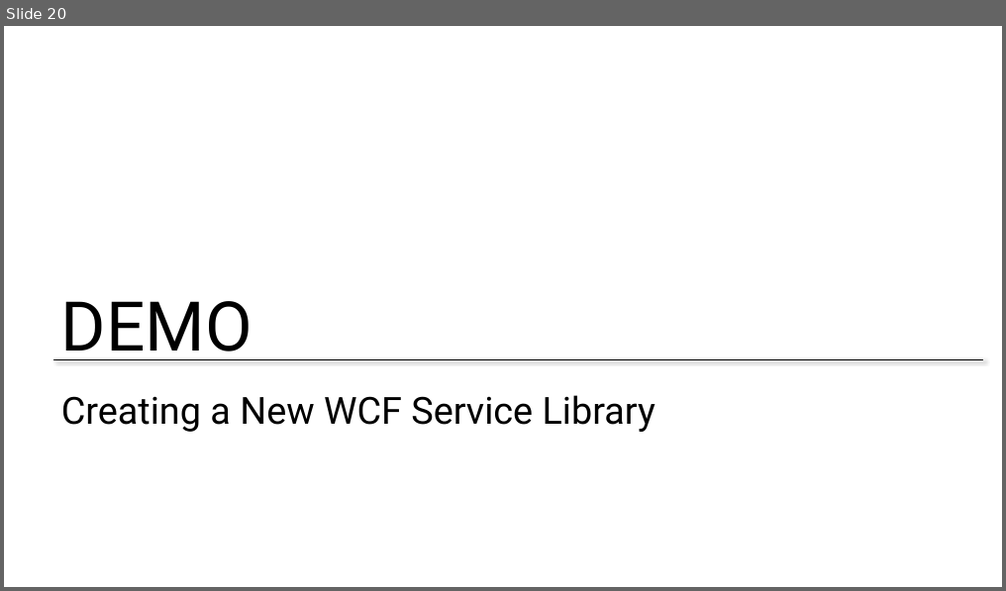
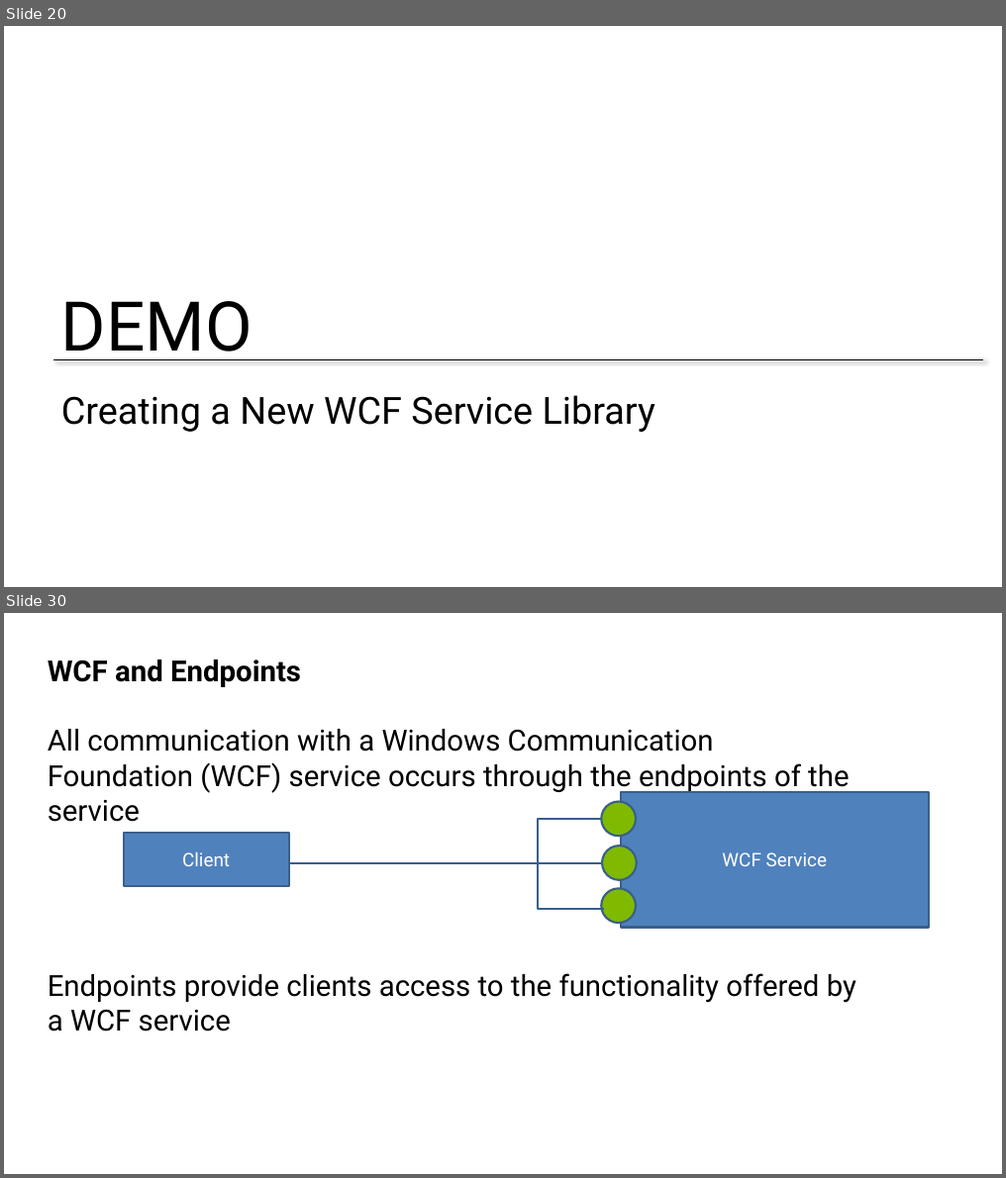
Before and after one commit to BretStateham/MVAWebServicesAndAzure, a slide deck: 01-WCFServices/01-WCFServices.pptx. Shown one above the other, each under a label of ours: slide 20 before the commit, slides 20 and 30 after it; the slides between them are not shown. The pictures are 1006x591 and 1006x1178 pixels, drawn with LibreOffice and Linux fonts; fonts in the diff are those of the drawing; background and template pictures are left out. Boxes give left, top, right and bottom in pixels: in the first picture for what was removed or moved away, otherwise in the second. Text is boxed around its words. In the diff, an @@ line names an element or a change of style, - is before the commit and + after.

```diff
--- a/01-WCFServices/01-WCFServices.pptx
+++ b/01-WCFServices/01-WCFServices.pptx
@@ slide 30 added at (4,613,1002,1174), background #FFFFFF @@
@@ text added at (48,660,856,1032), 28 pt, text #000000 @@
+WCF and Endpoints
+All communication with a Windows Communication Foundation (WCF) service occurs through the endpoints of the service
+Endpoints provide clients access to the functionality offered by a WCF service
@@ freeform shape added at (538,819,604,909), outline #3A5F8C 2 pt @@
@@ ellipse added at (601,802,636,836), fill #7FBA00, outline #3A5F8C 2 pt @@
@@ rectangle added at (621,792,929,928), fill #4F81BD, outline #3A5F8C 2 pt, 18 pt, text #FFFFFF @@
+WCF Service
@@ rectangle added at (124,833,289,887), fill #4F81BD, outline #3A5F8C 2 pt, 18 pt, text #FFFFFF @@
+Client
@@ ellipse added at (602,846,637,880), fill #7FBA00, outline #3A5F8C 2 pt @@
@@ freeform shape added at (290,863,537,863), outline #3A5F8C 2 pt @@
@@ freeform shape added at (539,863,603,863), outline #3A5F8C 2 pt @@
@@ ellipse added at (601,888,636,923), fill #7FBA00, outline #3A5F8C 2 pt @@
```
Also in this commit, not shown: 30 other slides added.
